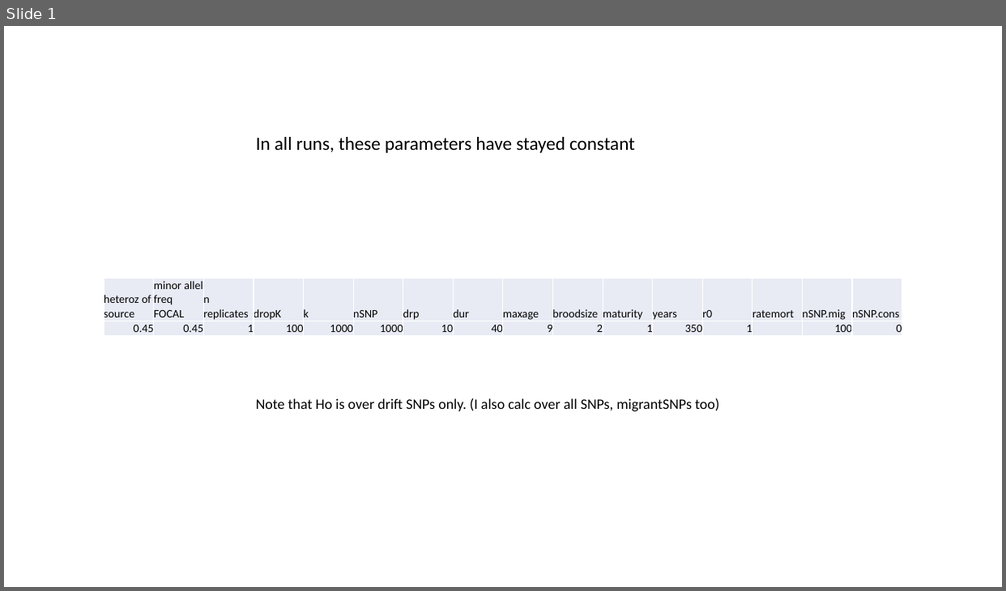
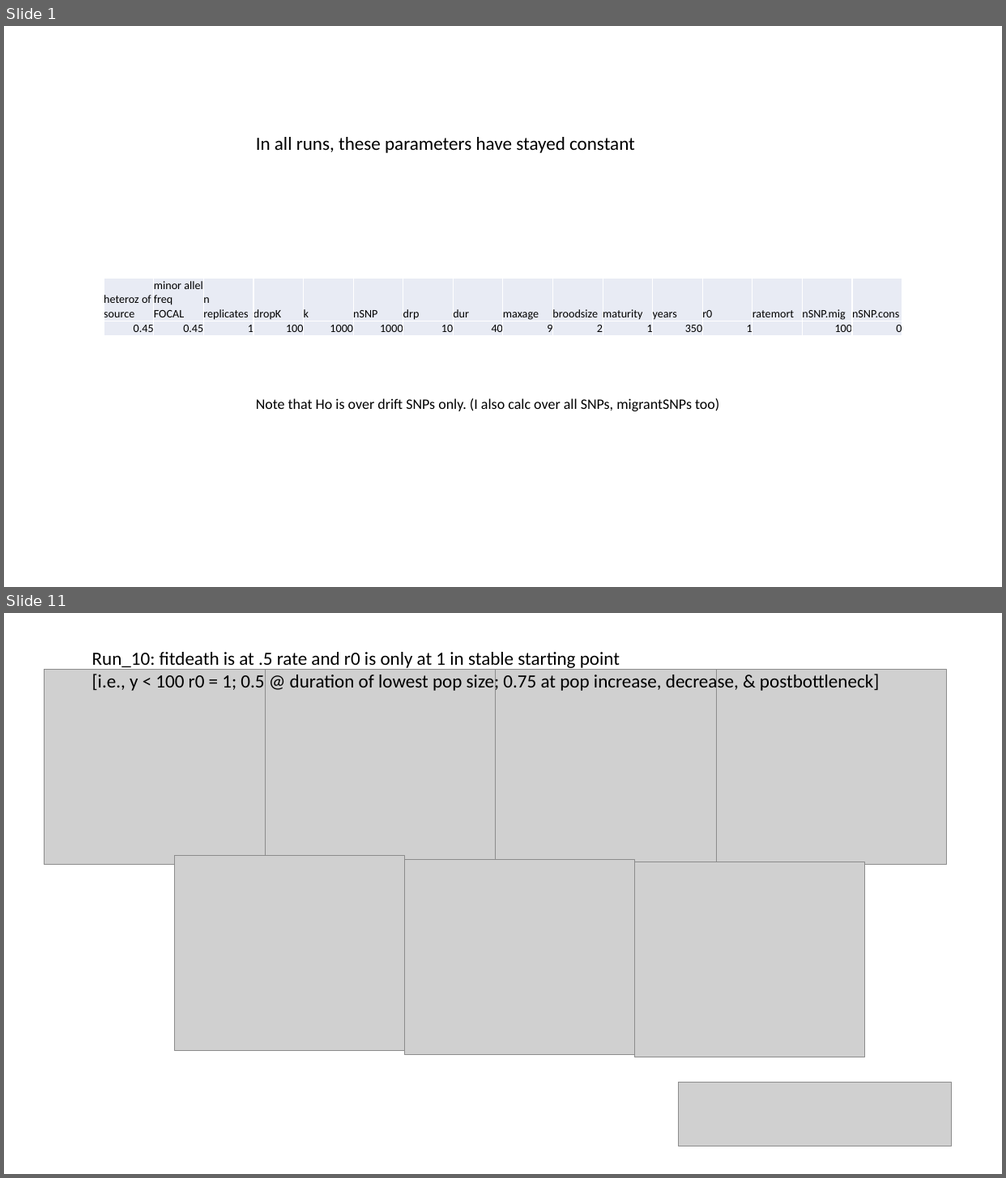
Before and after one commit to ginalamka/ComplexModel_ABM, a slide deck: Output_local/holding/figs/Figs_2.9.23.pptx. Shown one above the other, each under a label of ours: slide 1 before the commit, slides 1 and 11 after it; the slides between them are not shown. The pictures are 1006x591 and 1006x1178 pixels, drawn with LibreOffice and Linux fonts; fonts in the diff are those of the drawing; grey boxes stand for pictures. Boxes give left, top, right and bottom in pixels: in the first picture for what was removed or moved away, otherwise in the second. Text is boxed around its words. In the diff, an @@ line names an element or a change of style, - is before the commit and + after.

```diff
--- a/Output_local/holding/figs/Figs_2.9.23.pptx
+++ b/Output_local/holding/figs/Figs_2.9.23.pptx
@@ slide 11 added at box(4, 613, 1002, 1174), background #FFFFFF @@
@@ text added at box(92, 652, 879, 693), 18 pt, text #000000 @@
+Run_10: fitdeath is at .5 rate and r0 is only at 1 in stable starting point
+[i.e., y < 100 r0 = 1; 0.5 @ duration of lowest pop size; 0.75 at pop increase, decrease, & postbottleneck]
@@ picture added at box(44, 670, 275, 865) @@
@@ picture added at box(266, 670, 495, 865) @@
@@ picture added at box(495, 670, 725, 865) @@
@@ picture added at box(716, 670, 946, 865) @@
@@ picture added at box(175, 855, 404, 1050) @@
@@ picture added at box(405, 860, 635, 1054) @@
@@ picture added at box(635, 862, 865, 1057) @@
@@ picture added at box(679, 1082, 951, 1146) @@
```
Also in this commit, not shown: 1 slide changed, 9 other slides added, 1 other file.
